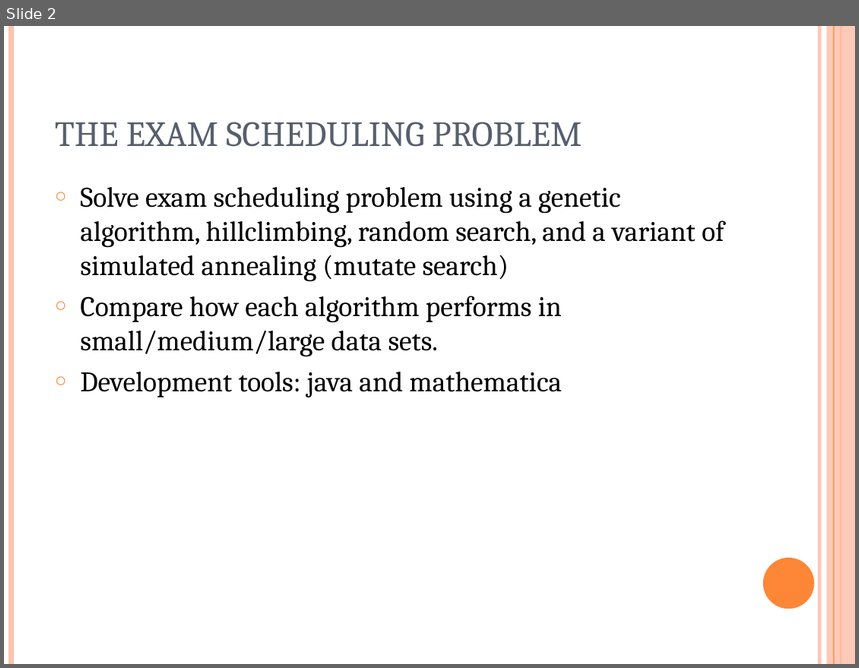
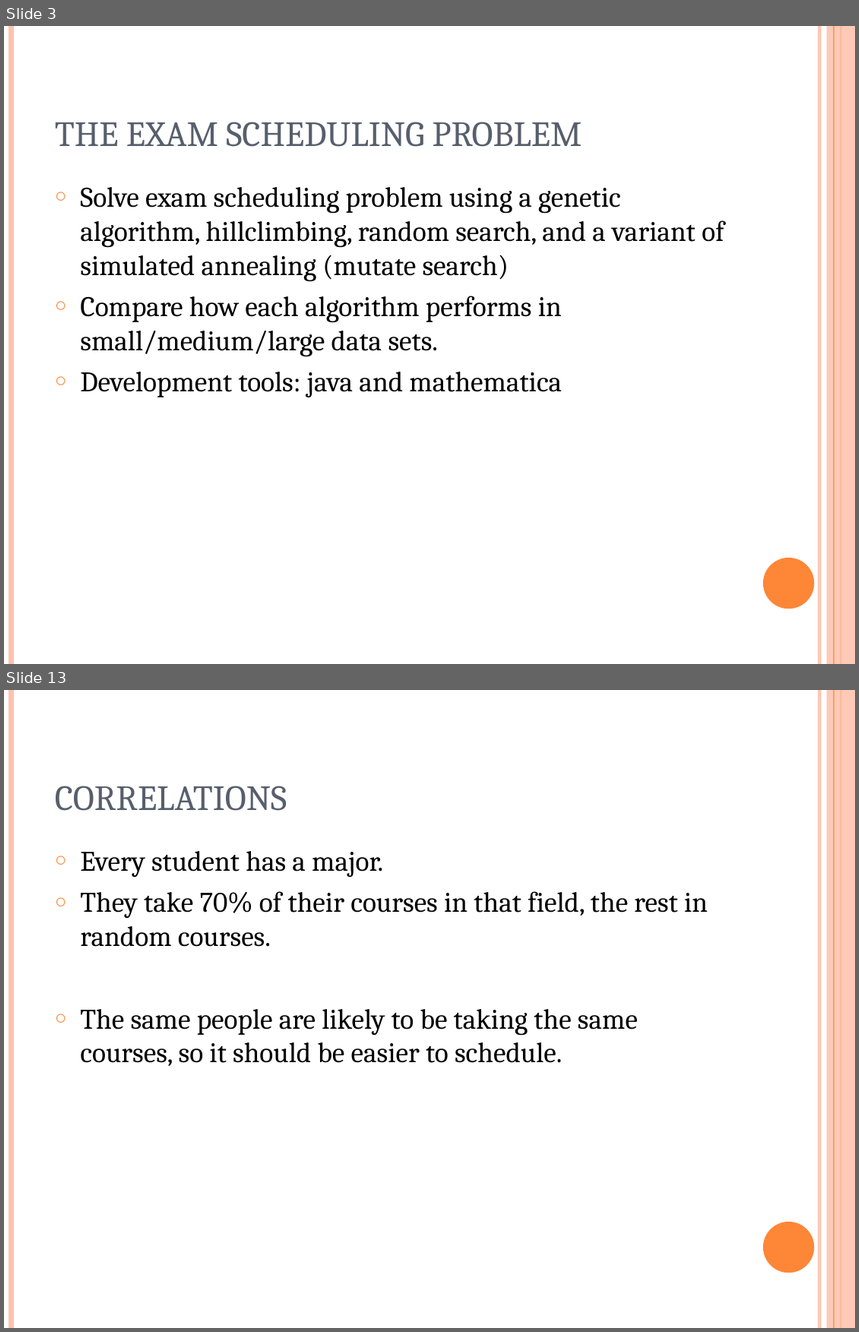
Before and after one commit to putrakoreng/csc384-genetic-algorithms-project, a slide deck: GA_TestBench/Data Files/presentation.ppt. Shown one above the other, each under a label of ours: slide 2 before the commit, slides 3 and 13 after it; the slides between them are not shown. The pictures are 859x668 and 859x1332 pixels, drawn with LibreOffice and Linux fonts; fonts in the diff are those of the drawing. Boxes give left, top, right and bottom in pixels: in the first picture for what was removed or moved away, otherwise in the second. Text is boxed around its words. In the diff, an @@ line names an element or a change of style, - is before the commit and + after.

```diff
--- a/GA_TestBench/Data Files/presentation.ppt
+++ b/GA_TestBench/Data Files/presentation.ppt
@@ slide 13 added at (x1=4, y1=690, x2=855, y2=1328), background #FFFFFF; not listed: 6 template elements that a slide beside it also shows @@
@@ title added at (x1=55, y1=786, x2=287, y2=811), 30 pt, text #575F6D @@
+CORRELATIONS
@@ text added at (x1=80, y1=851, x2=708, y2=1066), 24 pt, text #000000 @@
+○ Every student has a major.
+○ They take 70% of their courses in that field, the rest in random courses.
+○ The same people are likely to be taking the same courses, so it should be easier to schedule.
@@ what was slide 2 is now slide 3 @@
```
Also in this commit, not shown: 8 slides changed, 8 other slides added, 7 slides removed, 1 other file.
